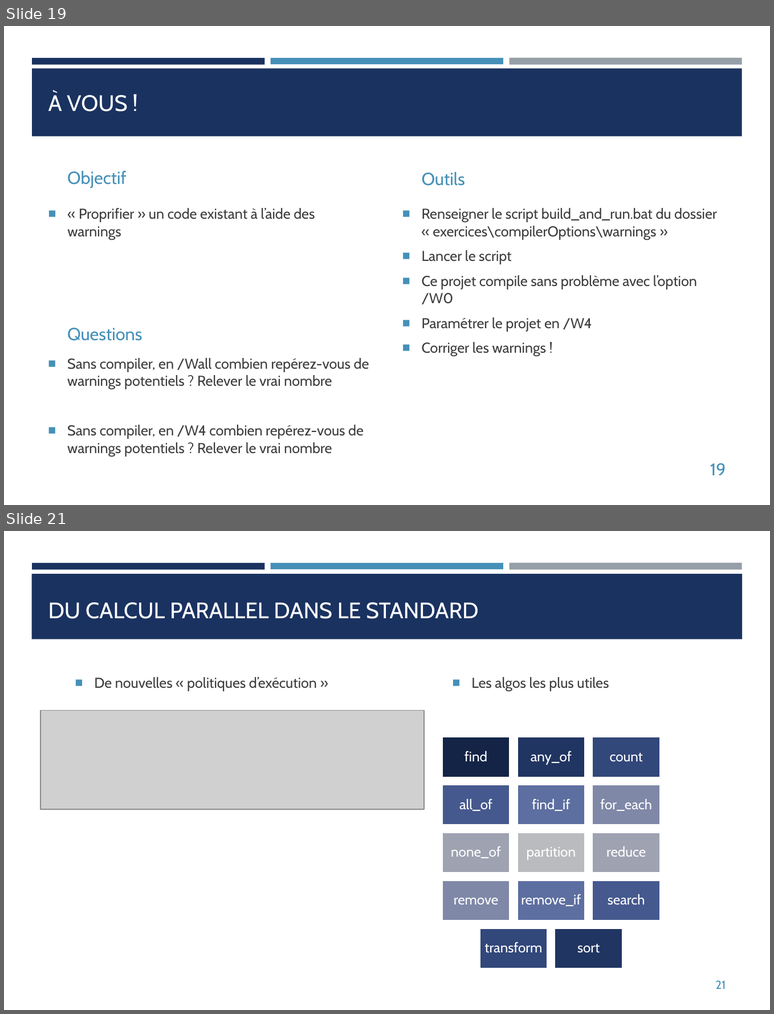
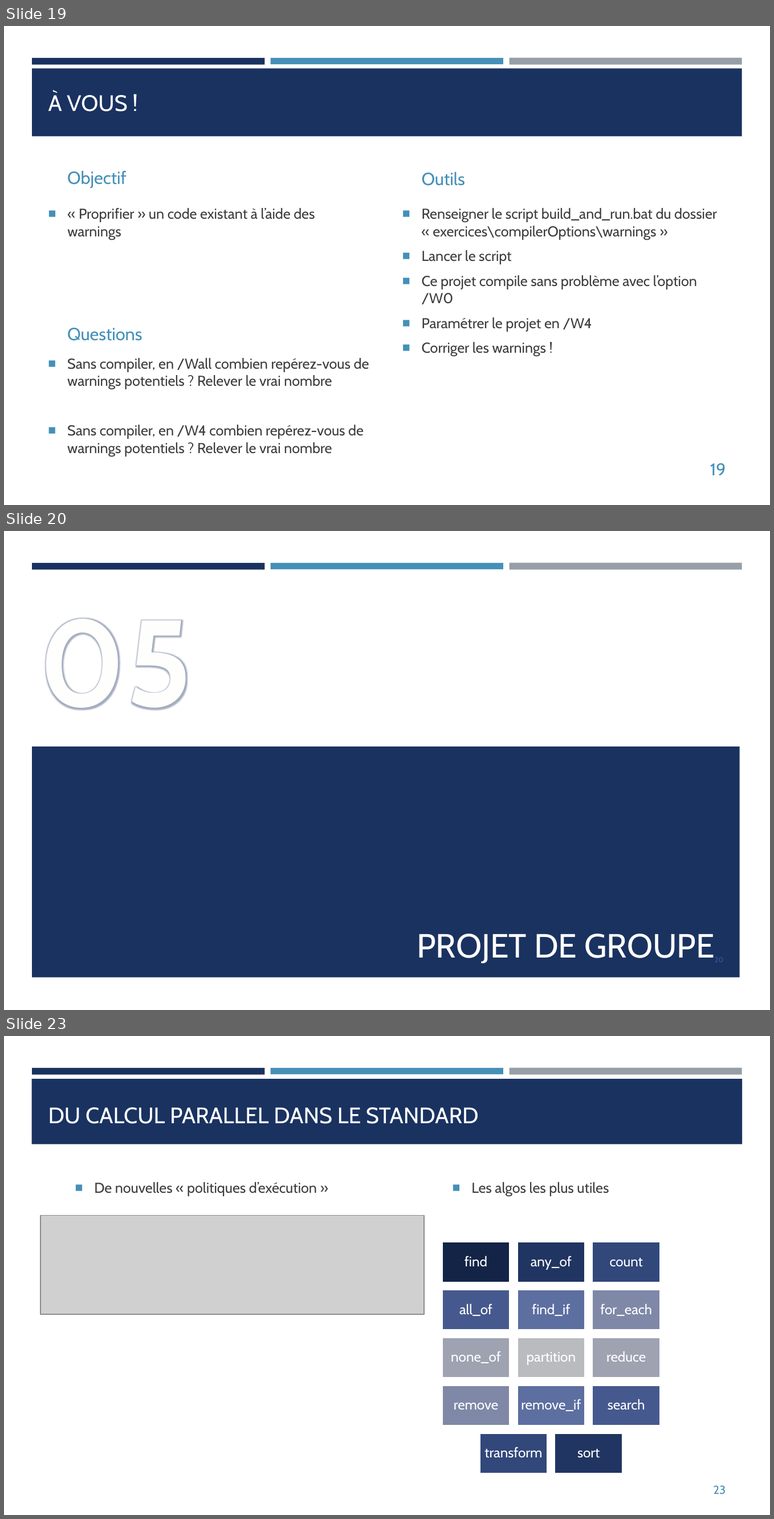
Before and after one commit to franckginguene/cpp_scalian, a slide deck: diapos/CPP_aprem.pptx. Shown one above the other, each under a label of ours: slides 19 and 21 before the commit, slides 19, 20 and 23 after it; the slides between them are not shown. The pictures are 774x1014 and 774x1519 pixels, drawn with LibreOffice and Linux fonts; fonts in the diff are those of the drawing; grey boxes stand for pictures. Boxes give left, top, right and bottom in pixels: in the first picture for what was removed or moved away, otherwise in the second. Text is boxed around its words. In the diff, an @@ line names an element or a change of style, - is before the commit and + after.

```diff
--- a/diapos/CPP_aprem.pptx
+++ b/diapos/CPP_aprem.pptx
@@ slide 20 added at (4, 531, 770, 1010), background #FFFFFF; not listed: 3 template elements that a slide beside it also shows @@
@@ text added at (39, 618, 192, 710), 115 pt, text #FEFEFE, bold @@
+05
@@ rectangle added at (32, 746, 740, 977), fill #1A3260 @@
@@ title added at (417, 933, 715, 963), 31.5 pt, text #FFFFFF @@
+PROJET DE GROUPE
@@ page number added at (715, 957, 723, 962), 6.8 pt, text #2F5AAC @@
+20
@@ what was slide 21 is now slide 23 @@
@@ page number at (713, 1485, 726, 1494): text changed @@
-21
+23
```
Also in this commit, not shown: 1 slide changed, 1 other slide added.
